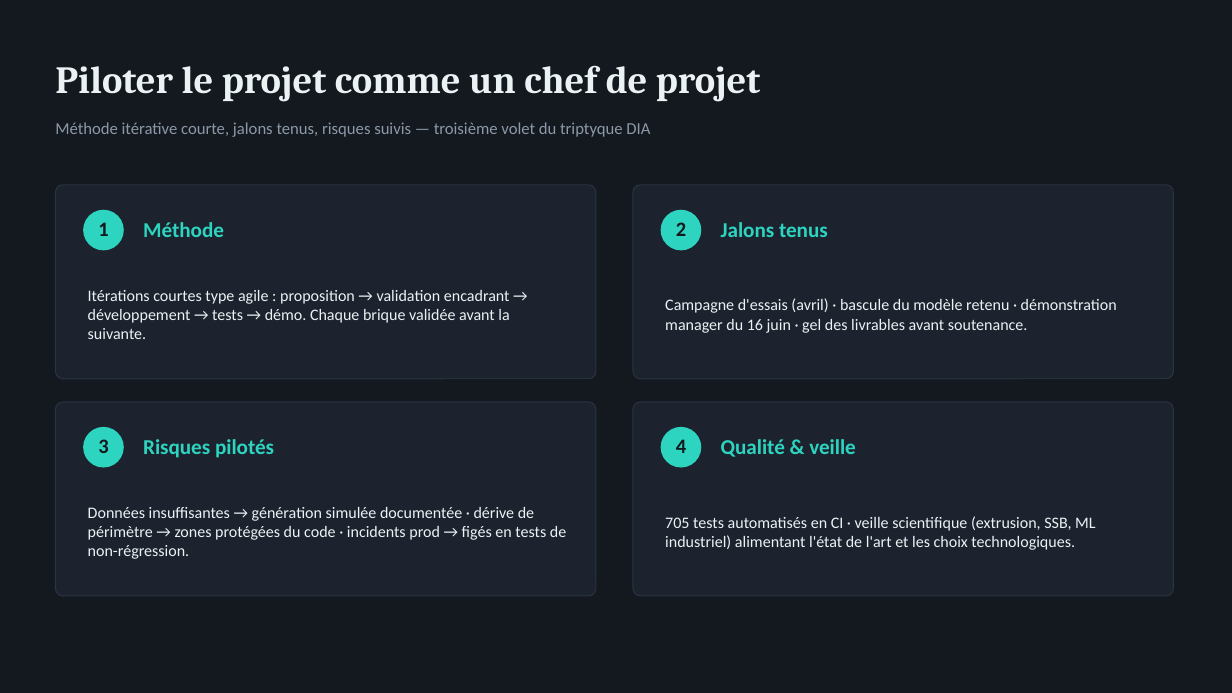
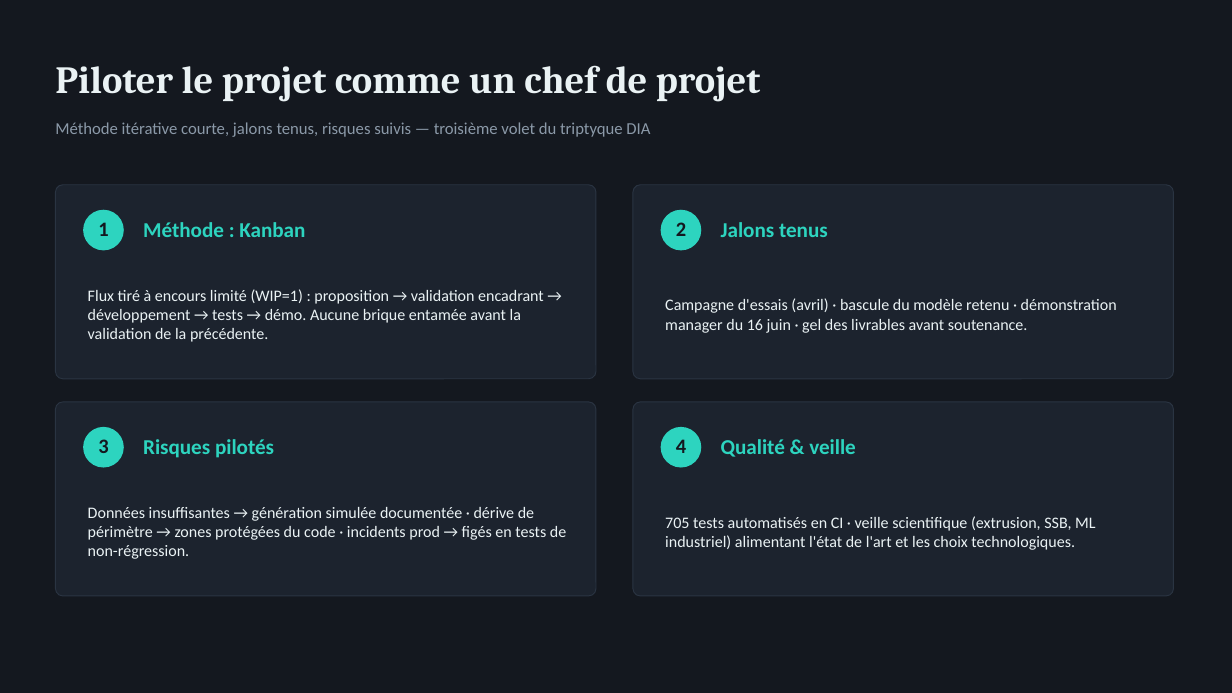
Before and after one commit to wilfried-mbeumi/rondol-process-supervision-demo, a slide deck: slide 12 of reports/soutenance/MBEUMI_Wilfried_SOUTENANCE.pptx. Drawn at 1232x693 pixels with LibreOffice and Linux fonts; fonts in the diff are those of the drawing. Boxes give left, top, right and bottom in pixels: in the first picture for what was removed or moved away, otherwise in the second. Text is boxed around its words. In the diff, an @@ line names an element or a change of style, - is before the commit and + after.

```diff
--- a/reports/soutenance/MBEUMI_Wilfried_SOUTENANCE.pptx
+++ b/reports/soutenance/MBEUMI_Wilfried_SOUTENANCE.pptx
@@ text at <box>143,222,305,237</box>: text changed @@
-Méthode
+Méthode : Kanban
@@ text at <box>88,289,544,342</box>: text changed @@
-Itérations courtes type agile : proposition → validation encadrant → développement → tests → démo. Chaque brique validée avant la suivante.
+Flux tiré à encours limité (WIP=1) : proposition → validation encadrant → développement → tests → démo. Aucune brique entamée avant la validation de la précédente.
```
Also in this commit, not shown: 2 other files.
